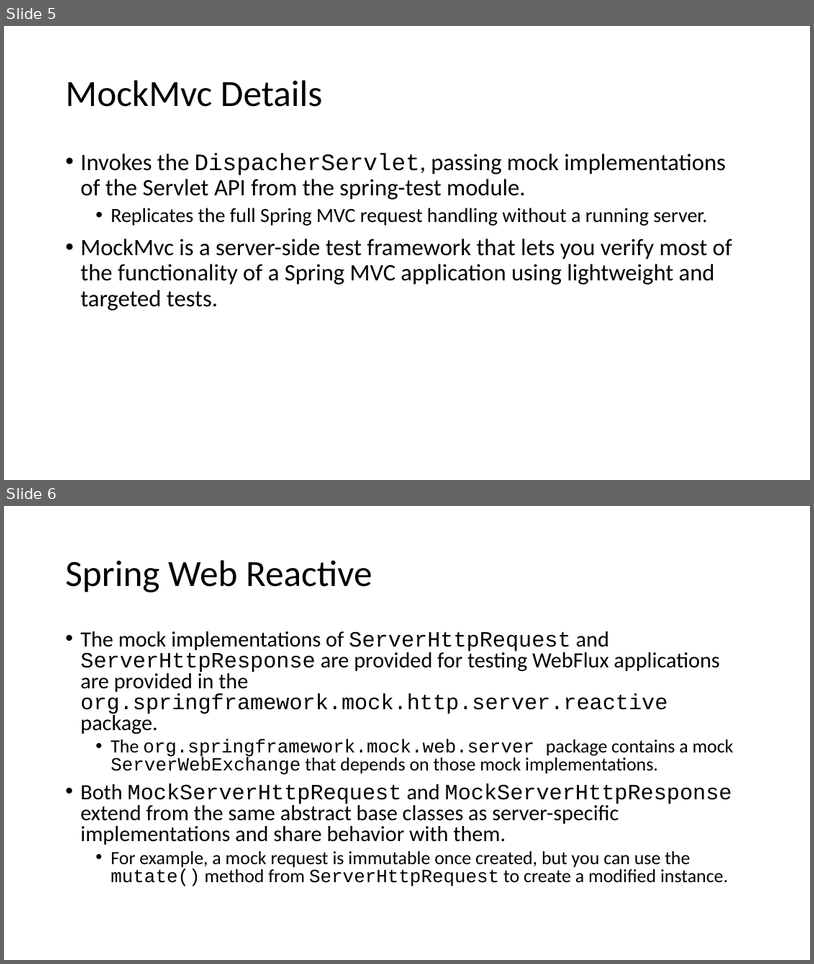
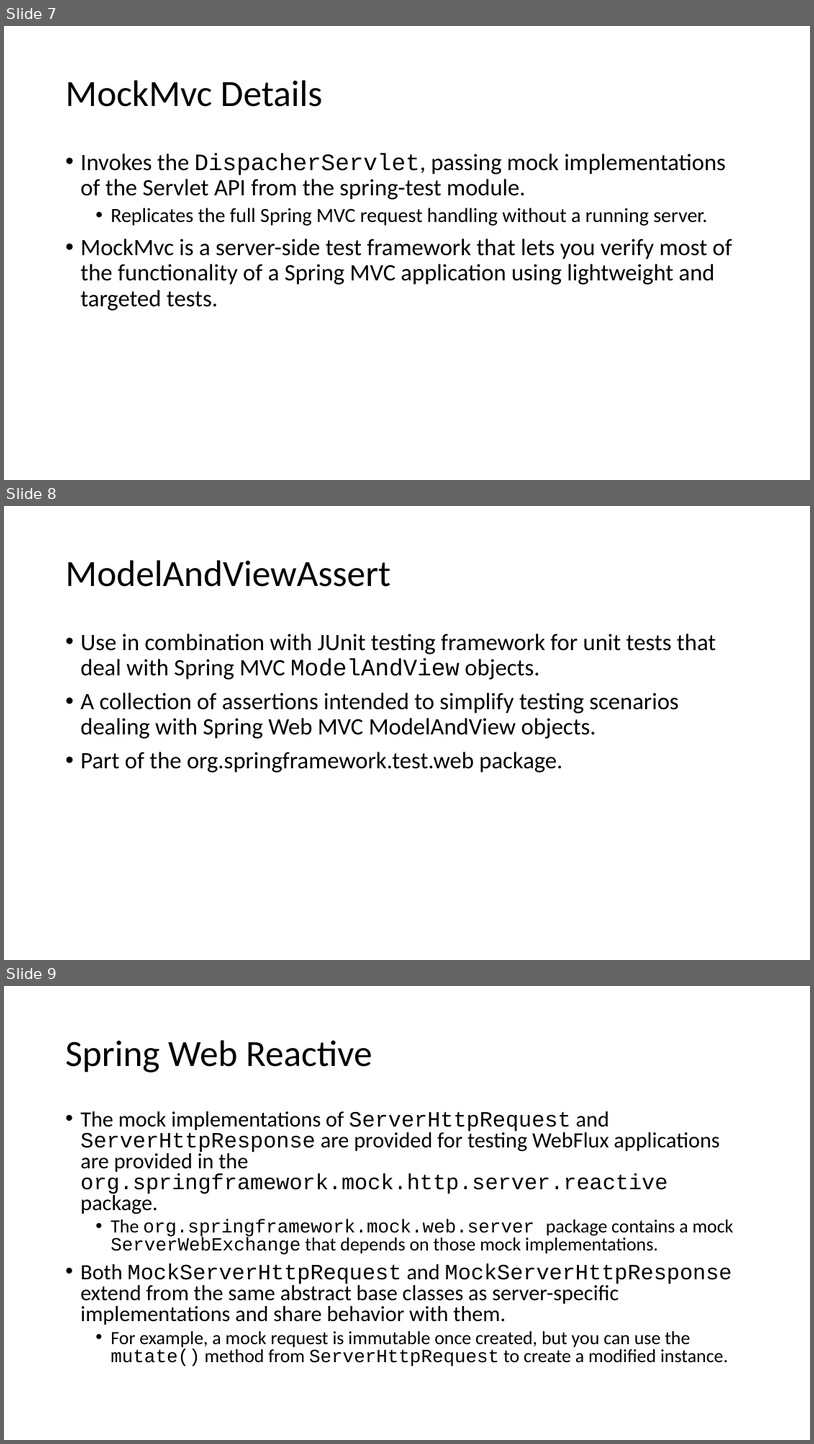
Before and after one commit to cebartling/test-driven, a slide deck: presentations/Introduction to Spring Framework Testing.pptx. Shown one above the other, each under a label of ours: slides 5 and 6 before the commit, slides 7, 8 and 9 after it. The pictures are 814x964 and 814x1444 pixels, drawn with LibreOffice and Linux fonts; fonts in the diff are those of the drawing. Boxes give left, top, right and bottom in pixels: in the first picture for what was removed or moved away, otherwise in the second. Text is boxed around its words. In the diff, an @@ line names an element or a change of style, - is before the commit and + after.

Commit message:
Updates to Spring Framework testing support presentation

```diff
--- a/presentations/Introduction to Spring Framework Testing.pptx
+++ b/presentations/Introduction to Spring Framework Testing.pptx
@@ slide 8 added at box(4, 506, 810, 960), background #FFFFFF @@
@@ title added at box(65, 560, 391, 587), 44 pt, text #000000 @@
+ModelAndViewAssert
@@ text added at box(80, 633, 716, 772), 28 pt, text #000000 @@
+• Use in combination with JUnit testing framework for unit tests that deal with Spring MVC ModelAndView objects.
+• A collection of assertions intended to simplify testing scenarios dealing with Spring Web MVC ModelAndView objects.
+• Part of the org.springframework.test.web package.
@@ what was slide 5 is now slide 7 @@
@@ what was slide 6 is now slide 9 @@
```
Also in this commit, not shown: 1 slide changed, 3 other slides added, 2 slides removed.
